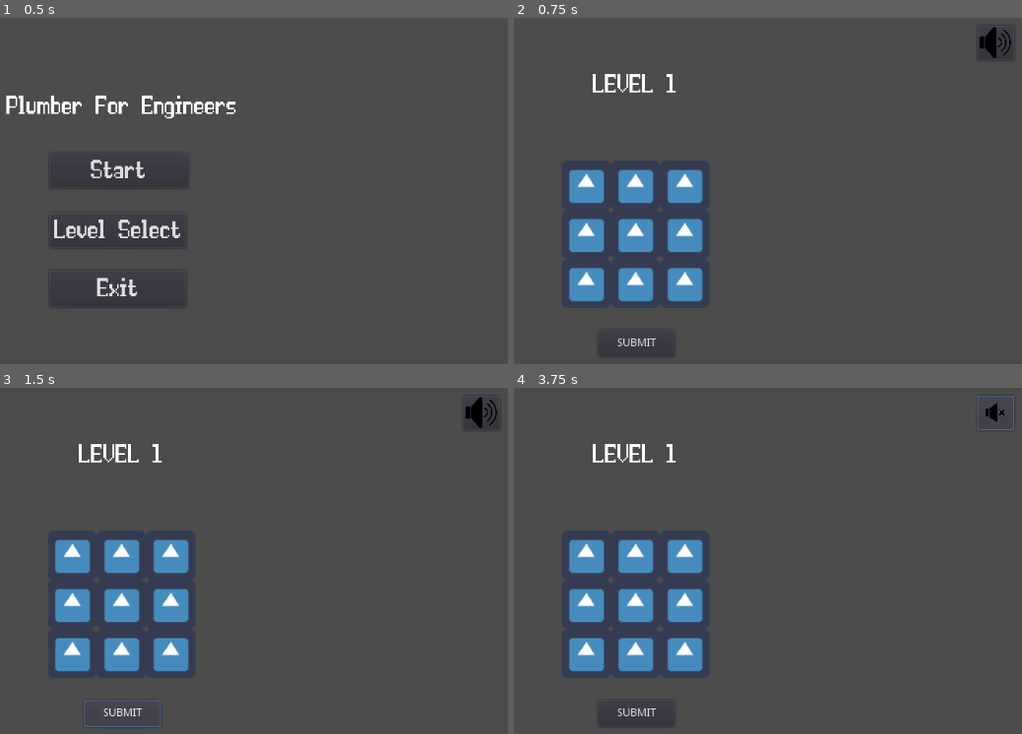
Above: before the commit, frames 1-4 (two rows, left to right).
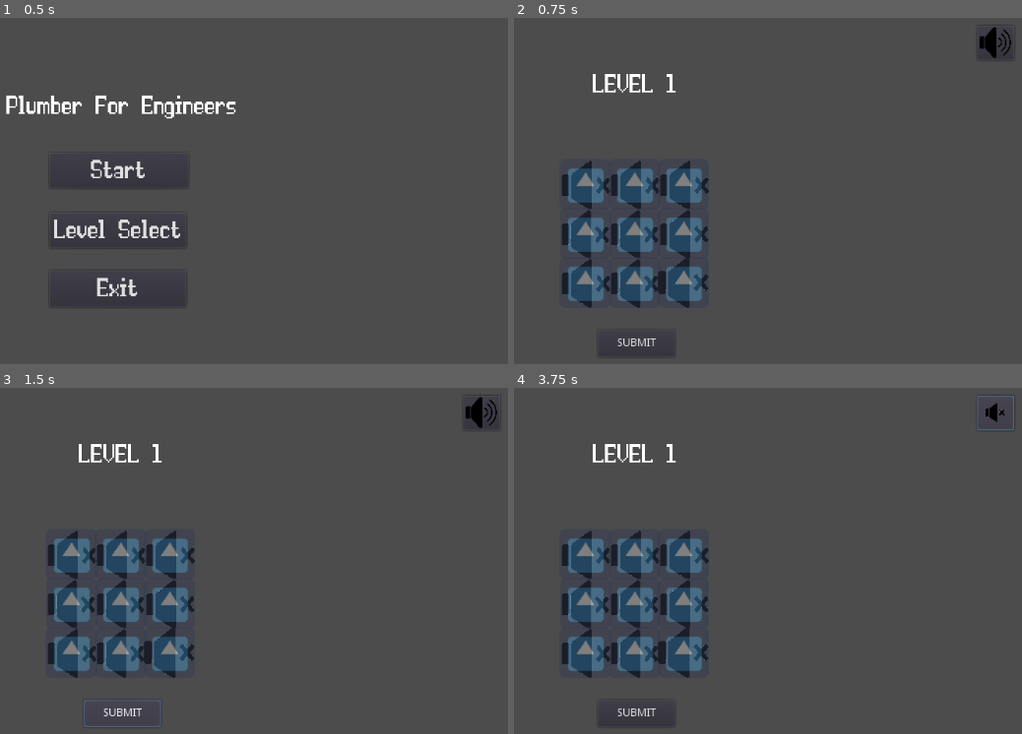
Above: after the commit, the same moments.

Repository: Jackyline/TDDD23-Computer-Game
Game: Godot game, scene res://scenes/Menu.tscn
The game is run twice, just before and just after one commit, with the same random seed, the same clock (stepped at 60 frames per second) and the same inputs. The engine's default icon, where the game draws it, is replaced by a stand-in: a white triangle on a blue panel in a dark square. Sound files missing from this copy of the repository are replaced by a short silence.
Inputs (mouse positions are in pixels of both pictures, inside the frame that each line leads up to):
- Up to frame 1 (0.5 s): no input
- Up to frame 2 (0.75 s): click "Start" at 0.5 s
- Up to frame 3 (1.5 s): click "SUBMIT" at 1.25 s
- Up to frame 4 (3.75 s): click "SUBMIT" at 2 s; click "SUBMIT" at 2.75 s; click (996, 412) at 3.5 s

Frame 1 is identical in both runs. In frame 2, 7.6% of the frame differs, in the area x 9-39%, y 41-84%; in frame 3, 7.6%; in frame 4, 7.6%.

Commit message:
feat: add sprite hierarchy

Diff:
--- a/scenes/Scene1.tscn
+++ b/scenes/Scene1.tscn
@@ -7,10 +7,7 @@
 [ext_resource path="res://textures/sound.png" type="Texture" id=5]
 [ext_resource path="res://scripts/Sound.gd" type="Script" id=6]
 [ext_resource path="res://double-pixel.tres" type="DynamicFont" id=7]
-
-
-
-
+[ext_resource path="res://textures/mute.png" type="Texture" id=8]
 
 [sub_resource type="StyleBoxEmpty" id=1]
 
@@ -69,71 +66,142 @@
 [node name="CollisionShape2D" type="CollisionShape2D" parent="Board"]
 shape = SubResource( 3 )
 
-[node name="Sprite2" type="Sprite" parent="Board"]
+[node name="x0" type="Sprite" parent="Board"]
+position = Vector2( -96.4332, -95.7408 )
+scale = Vector2( 0.0653061, 0.0763722 )
+texture = ExtResource( 8 )
+centered = false
+script = ExtResource( 3 )
+cost = 1
+
+[node name="Sprite" type="Sprite" parent="Board/x0"]
+position = Vector2( 474, 403.001 )
+scale = Vector2( 15.8125, 13.5938 )
+texture = ExtResource( 2 )
+
+[node name="x1" type="Sprite" parent="Board"]
+position = Vector2( -32.4332, -95.7408 )
+scale = Vector2( 0.0653061, 0.0763722 )
+texture = ExtResource( 8 )
+centered = false
+script = ExtResource( 3 )
+column = 1
+cost = 1
+order = 1
+
+[node name="Sprite" type="Sprite" parent="Board/x1"]
+position = Vector2( 474, 403 )
+scale = Vector2( 15.8125, 13.5937 )
+texture = ExtResource( 2 )
+
+[node name="x2" type="Sprite" parent="Board"]
+position = Vector2( 31.5668, -95.7409 )
+scale = Vector2( 0.0653061, 0.0763723 )
+texture = ExtResource( 8 )
+centered = false
+script = ExtResource( 3 )
+column = 2
+cost = 1
+order = 2
+
+[node name="Sprite" type="Sprite" parent="Board/x2"]
+position = Vector2( 469.661, 403.001 )
+scale = Vector2( 15.6769, 13.5938 )
+texture = ExtResource( 2 )
+
+[node name="x3" type="Sprite" parent="Board"]
 position = Vector2( -96.4332, -31.7408 )
-texture = ExtResource( 2 )
+scale = Vector2( 0.0631737, 0.0763722 )
+texture = ExtResource( 8 )
 centered = false
 script = ExtResource( 3 )
 row = 1
-
-[node name="Sprite3" type="Sprite" parent="Board"]
-position = Vector2( 31.5668, -95.7409 )
-texture = ExtResource( 2 )
-centered = false
-script = ExtResource( 3 )
-column = 2
-
-[node name="Sprite4" type="Sprite" parent="Board"]
+cost = 1
+order = 3
+
+[node name="Sprite" type="Sprite" parent="Board/x3"]
+position = Vector2( 490.54, 403 )
+scale = Vector2( 16.3294, 13.5938 )
+texture = ExtResource( 2 )
+
+[node name="x4" type="Sprite" parent="Board"]
+position = Vector2( -32.4332, -31.7408 )
+scale = Vector2( 0.0631737, 0.0763722 )
+texture = ExtResource( 8 )
+centered = false
+script = ExtResource( 3 )
+row = 1
+column = 1
+cost = 1
+order = 4
+
+[node name="Sprite" type="Sprite" parent="Board/x4"]
+position = Vector2( 490.54, 403 )
+scale = Vector2( 16.3294, 13.5938 )
+texture = ExtResource( 2 )
+
+[node name="x5" type="Sprite" parent="Board"]
 position = Vector2( 31.5668, -31.7409 )
-texture = ExtResource( 2 )
+scale = Vector2( 0.0647278, 0.0763723 )
+texture = ExtResource( 8 )
 centered = false
 script = ExtResource( 3 )
 row = 1
 column = 2
-
-[node name="Sprite5" type="Sprite" parent="Board"]
-position = Vector2( 31.5668, 32.2591 )
-texture = ExtResource( 2 )
+cost = 1
+order = 5
+
+[node name="Sprite" type="Sprite" parent="Board/x5"]
+position = Vector2( 474, 403 )
+scale = Vector2( 15.8125, 13.5938 )
+texture = ExtResource( 2 )
+
+[node name="x6" type="Sprite" parent="Board"]
+position = Vector2( -96.4332, 32.2591 )
+scale = Vector2( 0.0653061, 0.0763723 )
+texture = ExtResource( 8 )
+centered = false
+script = ExtResource( 3 )
+row = 2
+cost = 1
+order = 6
+
+[node name="Sprite" type="Sprite" parent="Board/x6"]
+position = Vector2( 474, 403 )
+scale = Vector2( 15.8125, 13.5938 )
+texture = ExtResource( 2 )
+
+[node name="x7" type="Sprite" parent="Board"]
+position = Vector2( -32.4332, 32.2591 )
+scale = Vector2( 0.0631737, 0.0763723 )
+texture = ExtResource( 8 )
+centered = false
+script = ExtResource( 3 )
+row = 2
+column = 1
+cost = 1
+order = 7
+
+[node name="Sprite" type="Sprite" parent="Board/x7"]
+position = Vector2( 490.54, 403 )
+scale = Vector2( 16.3294, 13.5938 )
+texture = ExtResource( 2 )
+
+[node name="x8" type="Sprite" parent="Board"]
+position = Vector2( 29.4955, 29.8152 )
+scale = Vector2( 0.0668414, 0.0792886 )
+texture = ExtResource( 8 )
 centered = false
 script = ExtResource( 3 )
 row = 2
 column = 2
-
-[node name="Sprite6" type="Sprite" parent="Board"]
-position = Vector2( -32.4332, -95.7408 )
-texture = ExtResource( 2 )
-centered = false
-script = ExtResource( 3 )
-column = 1
-
-[node name="Sprite7" type="Sprite" parent="Board"]
-position = Vector2( -32.4332, -31.7408 )
-texture = ExtResource( 2 )
-centered = false
-script = ExtResource( 3 )
-row = 1
-column = 1
-
-[node name="Sprite8" type="Sprite" parent="Board"]
-position = Vector2( -32.4332, 32.2591 )
-texture = ExtResource( 2 )
-centered = false
-script = ExtResource( 3 )
-row = 2
-column = 1
-
-[node name="Sprite9" type="Sprite" parent="Board"]
-position = Vector2( -96.4332, 32.2591 )
-texture = ExtResource( 2 )
-centered = false
-script = ExtResource( 3 )
-row = 2
-
-[node name="Sprite10" type="Sprite" parent="Board"]
-position = Vector2( -96.4332, -95.7408 )
-texture = ExtResource( 2 )
-centered = false
-script = ExtResource( 3 )
+cost = 1
+order = 8
+
+[node name="Sprite" type="Sprite" parent="Board/x8"]
+position = Vector2( 489.862, 419 )
+scale = Vector2( 15.3168, 13.0938 )
+texture = ExtResource( 2 )
 
 [node name="Button" type="Button" parent="."]
 margin_left = 451.0
--- a/scripts/MusicController.gd
+++ b/scripts/MusicController.gd
@@ -5,6 +5,7 @@
 
 func _ready():
 	add_child(_player)
+	_player.set_volume_db(-25)
 	play()
 
 # Calling this function will load the given track, and play it
--- a/scripts/Sprite.gd
+++ b/scripts/Sprite.gd
@@ -5,52 +5,24 @@
 export var pipe_num : int
 export var cost : int
 export var order : int
+var child : Sprite
+
+func _ready():
+	var children = self.get_children()
+	if children != []:
+		child = children[0]
+		child.modulate.a = 0.5
+
+	is_lifted = false
+	modulate.a = 1
+
 
 func _input(event):
 
-	#select parts of the code and hold ctrl+k to comment it out
-
-	#OG code. It works but there are more then 2 ways to skin a cat.
 	if event is InputEventMouseButton and event.pressed and event.button_index == BUTTON_LEFT:
-		"""
-		if is_lifted:
-			modulate.a = 0.5
-			is_lifted = !is_lifted
-		else:
-			modulate.a = 0.5
-			is_lifted = !is_lifted
-		"""
 		if get_rect().has_point(to_local(event.position)) and !is_lifted:
-			modulate.a = 0.2
+			child.modulate.a = 0.2
 			is_lifted = !is_lifted
 		elif get_rect().has_point(to_local(event.position)) and is_lifted:
-			modulate.a = 1
+			child.modulate.a = 0.5
 			is_lifted = !is_lifted
-
-
-
-	#good if you dont need to do something when the button is released
-	#if Input.is_mouse_button_pressed(BUTTON_LEFT):
-	#	if get_rect().has_point(get_local_mouse_position()):
-	#		get_tree().set_input_as_handled()
-	#
-
-	#if you need to do something when the buttons released
-	#if event is InputEventMouseButton and event.button_index == BUTTON_LEFT:
-	#	if get_rect().has_point(get_local_mouse_position()) and !is_lifted:
-	#		get_tree().set_input_as_handled()
-
-	#	else:
-
-
-
-	#if you need to only select opague parts of the sprite replace get_rect()
-	#with is_pixel_opaque(get_local_mouse_position())
-	#if Input.is_mouse_button_pressed(BUTTON_LEFT):
-	#	if is_pixel_opaque(get_local_mouse_position()):
-	#		get_tree().set_input_as_handled()
-	#		modulate = Color.blueviolet
-
-func _ready():
-	is_lifted = false
-	modulate.a = 1
Not shown: 1 places in scenes/Scene1.tscn that only renumber resources
